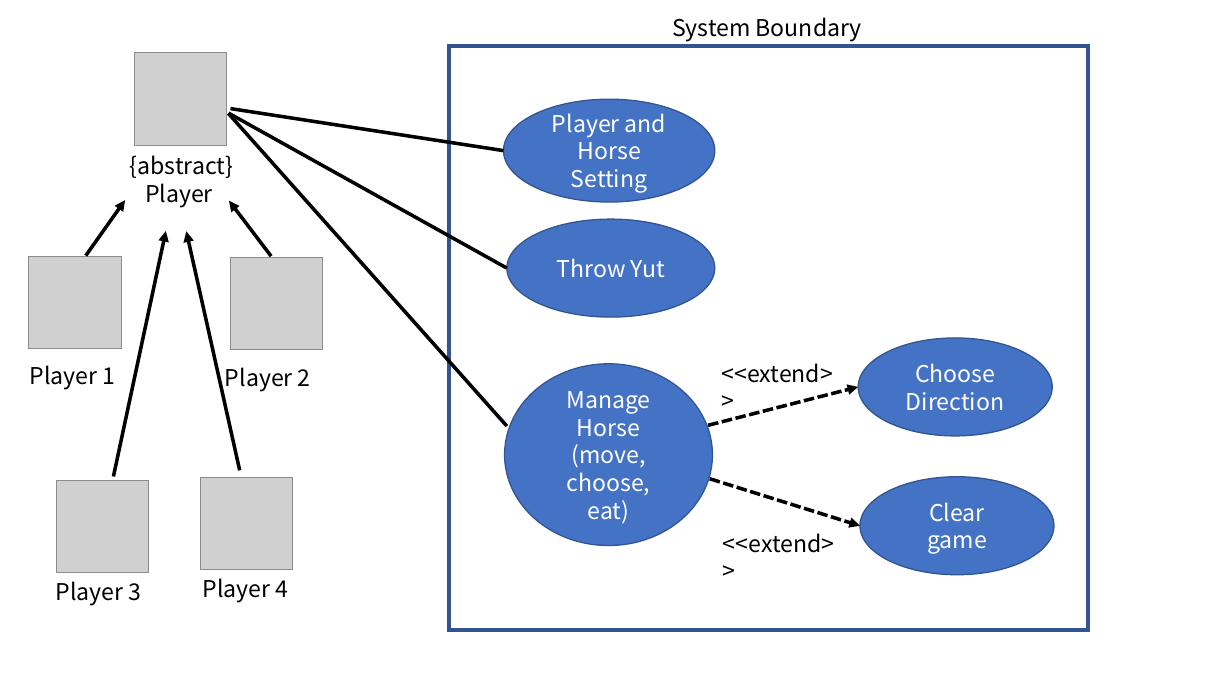
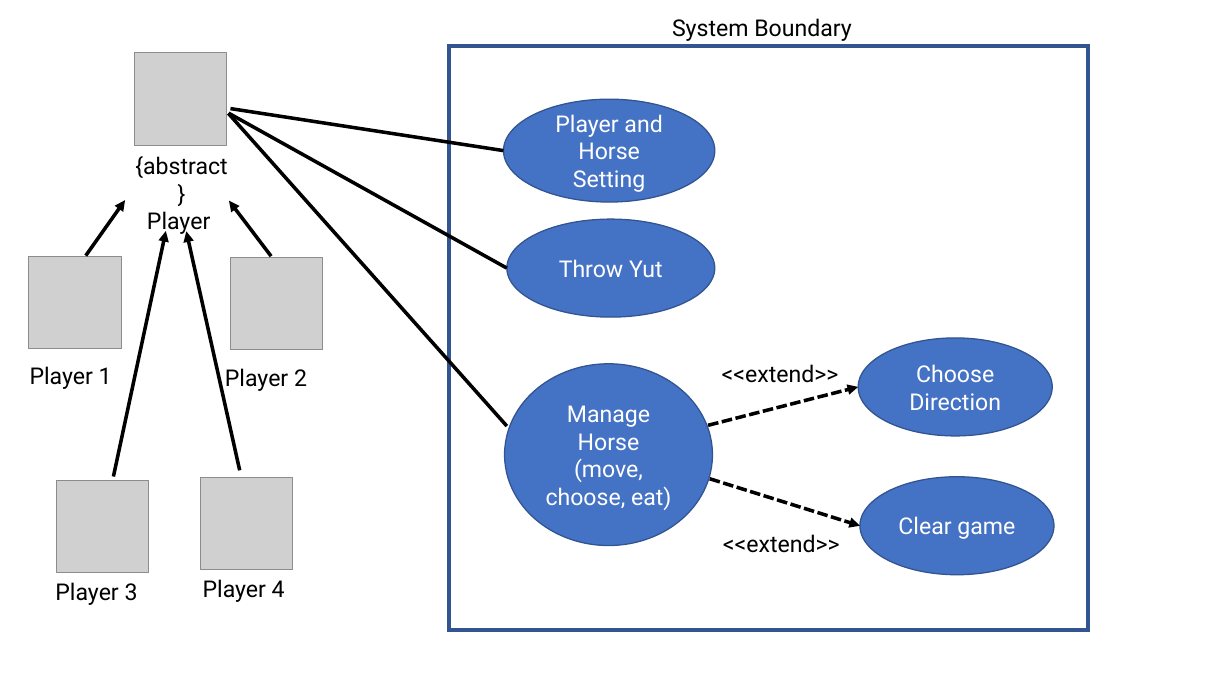
Before and after one commit to sweteam5/2019-1-SE-team5, a slide deck: slide 1 of UseCaseModel.pptx. Drawn at 1232x693 pixels with LibreOffice and Linux fonts; fonts in the diff are those of the drawing; grey boxes stand for pictures. Boxes give left, top, right and bottom in pixels: in the first picture for what was removed or moved away, otherwise in the second. Text is boxed around its words. In the diff, an @@ line names an element or a change of style, - is before the commit and + after.

```diff
--- a/UseCaseModel.pptx
+++ b/UseCaseModel.pptx
@@ font Noto Sans CJK KR to Roboto in 13 elements at [504,99,715,201], [507,219,715,317], [505,364,713,546], [860,477,1055,575], [859,338,1053,436], [30,366,112,389], [722,364,839,383], [723,534,840,553], [55,582,138,605], [225,368,307,391], [203,579,285,602], [672,18,851,41], [135,156,227,235] @@
```
Also in this commit, not shown: 1 other file.
